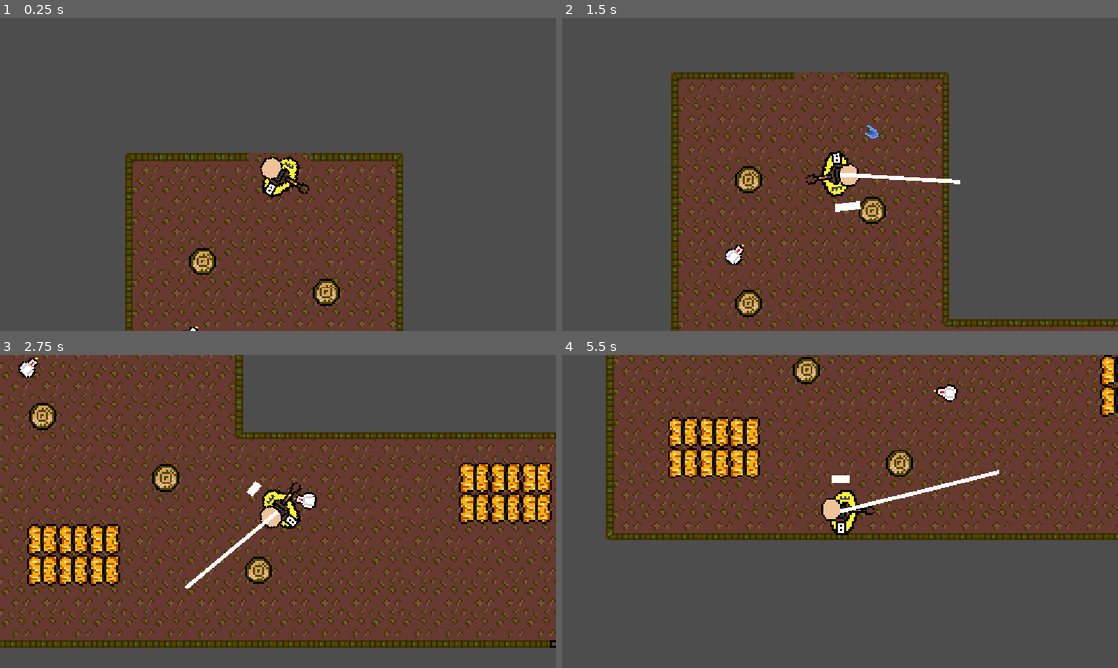
Above: before the commit, frames 1-4 (two rows, left to right).
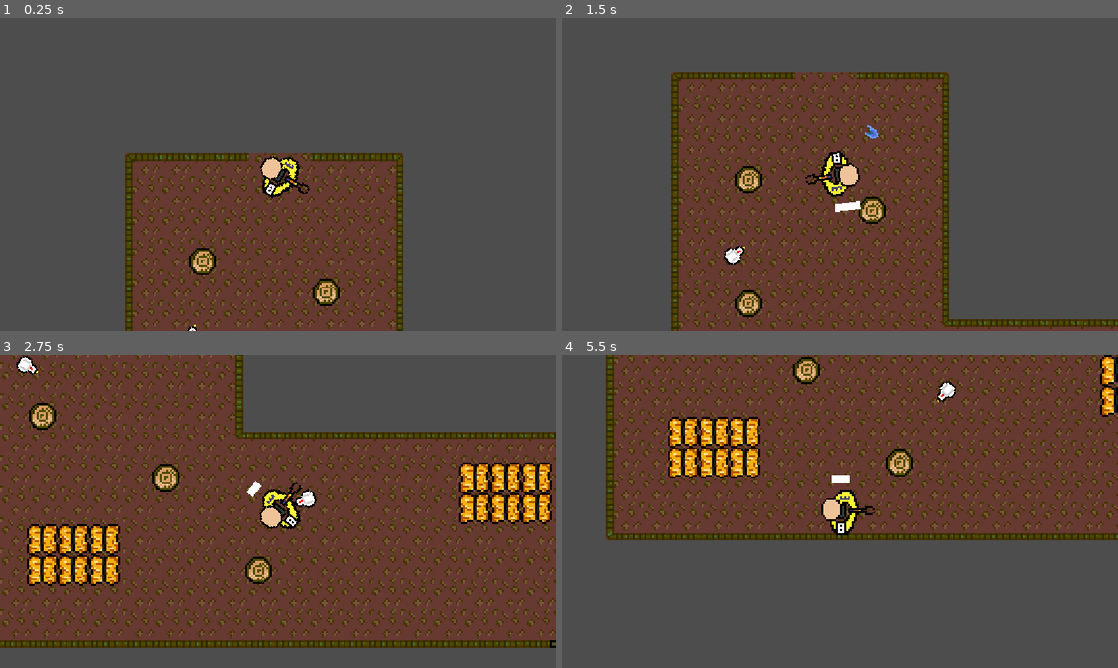
Above: after the commit, the same moments.

Repository: C6-H/BouncyBulletBounce
Game: Godot game, scene res://Scenes/Rooms/l_shaped_room_1.tscn
The game is run twice, just before and just after one commit, with the same random seed, the same clock (stepped at 60 frames per second) and the same inputs. This scene is started directly instead of the project's main scene.
Inputs (mouse positions are in pixels of both pictures, inside the frame that each line leads up to):
- Up to frame 1 (0.25 s): no input
- Up to frame 2 (1.5 s): tap Enter at 0.5 s; move the mouse to (962, 158) at 0.52 s; press the mouse at (962, 158) at 0.53 s; hold D (Right) 0.53-1.28 s; tap Space at 1.25 s; move the mouse to (728, 190) at 1.27 s; release the mouse at (728, 190) at 1.28 s; hold S (Down) from 1.28 s (still down); click (728, 190) at 1.35 s
- Up to frame 3 (2.75 s): move the mouse to (333, 442) at 2.02 s; release S (Down) at 2.03 s; press the mouse at (333, 442) at 2.03 s; hold D (Right) from 2.03 s (still down)
- Up to frame 4 (5.5 s): tap Enter at 2.75 s; move the mouse to (812, 574) at 2.77 s; release D (Right) at 2.78 s; release the mouse at (812, 574) at 2.78 s; hold W (Up) 2.78-3.53 s; click (812, 574) at 2.85 s; move the mouse to (1006, 558) at 3.52 s; press the mouse at (1006, 558) at 3.53 s; hold A (Left) 3.53-5.03 s; tap Space at 4.25 s; move the mouse to (673, 464) at 4.27 s; release the mouse at (673, 464) at 4.28 s; click (673, 464) at 4.35 s; move the mouse to (867, 511) at 5.02 s; press the mouse at (867, 511) at 5.03 s; hold S (Down) from 5.03 s (still down)

The runs differ from the first frame. In frame 1, less than 0.1% of the frame differs, in the area x 32-36%, y 98-100%; in frame 2, 0.3%; in frame 3, 1.0%, in the area x 2-97%, y 0-93%; in frame 4, 0.7%.
Error before the commit: Invalid access to property or key 'position' on a base object of type 'null instance'. (res://Scripts/chicken.gd:20)
Error after the commit: Trying to assign value of type 'Nil' to a variable of type 'Vector2'. (res://Scripts/player.gd:88)

Commit message:
saim

Diff:
--- a/Scenes/Rooms/l_shaped_room_1.tscn
+++ b/Scenes/Rooms/l_shaped_room_1.tscn
@@ -19,6 +19,7 @@
 layer_1/tile_data = PackedInt32Array(-393224, 65536, 0, -458752, 196608, 0, 524280, 65536, 2, 458765, 196608, 2, 65549, …(1472 unchanged characters)…
 
 [node name="Player" parent="." unique_id=84064236 instance=ExtResource("2_si4lm")]
+unique_name_in_owner = true
 position = Vector2(-49, -101)
 
 [node name="Gate" parent="." unique_id=225898723 instance=ExtResource("3_66mpk")]
--- a/Scripts/player.gd
+++ b/Scripts/player.gd
@@ -79,14 +79,13 @@
 
 func aimF():
 	aim.points.clear()
-	var from_pos = global_position
-
-	var v_rotation = rotation - PI/4
-	var to_pos = global_position + 1000 * Vector2(cos(v_rotation), sin(v_rotation))
-	var points = []
+	var points = [Vector2(0, 0)]
+	var col_pos: Vector2
+	var from_point = Vector2(0, 0)
+	var to_point = Vector2(1000, 0)
 	for i in range(max_bounces):
-		points.append(ray_cast(from_pos, to_pos).get("position"))
-		print(ray_cast(from_pos, to_pos).get("position"))
-		from_pos = to_pos
-		to_pos = 1000 * Vector2(cos(v_rotation + PI/2), sin(v_rotation + PI/2))
-	aim.points = points
+		var cast = ray_cast(from_point, to_point)
+		col_pos = cast.get("position")
+		var old_from = from_point
+		from_point = to_point
+		to_point = ray_cast(from_point, from_point + 1000*(to_point - old_from).bounce(cast.get("normal"))).get("position")
